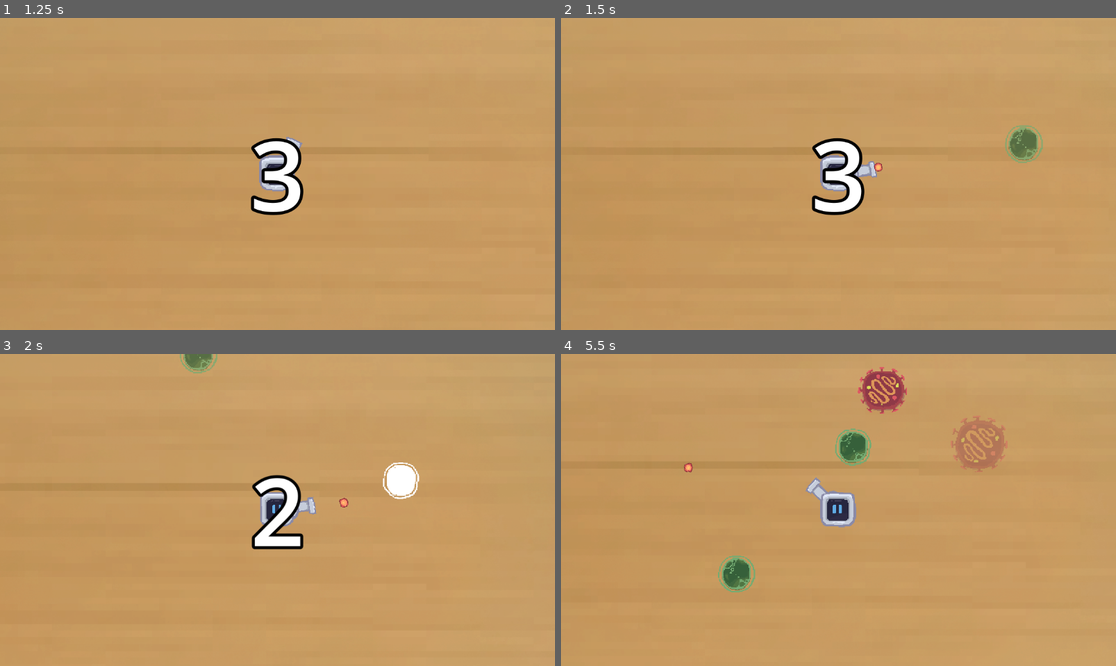
Above: before the commit, frames 1-4 (two rows, left to right).
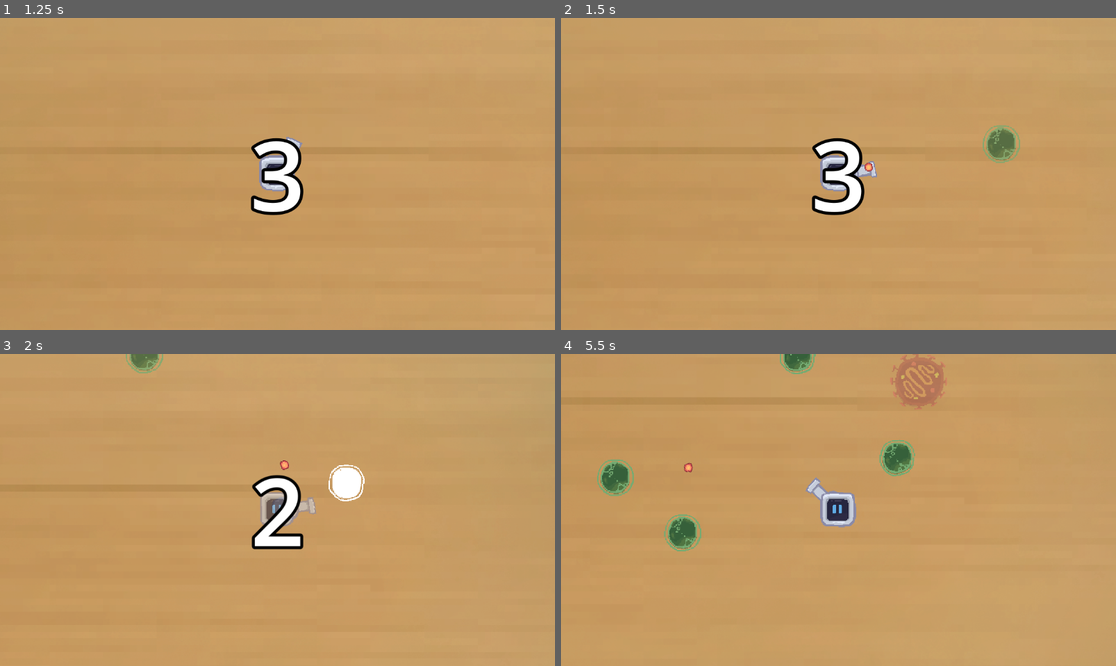
Above: after the commit, the same moments.

Repository: kaminaryu/um-gamejam
Game: Godot game, scene res://src/scenes/main_menu.tscn
The game is run twice, just before and just after one commit, with the same random seed, the same clock (stepped at 60 frames per second) and the same inputs.
Inputs (mouse positions are in pixels of both pictures, inside the frame that each line leads up to):
- Up to frame 1 (1.25 s): click "Play" at 0.5 s
- Up to frame 2 (1.5 s): tap Enter at 1.25 s; move the mouse to (960, 158) at 1.27 s; hold D (move_right) from 1.28 s (still down); tap Shift (dash) at 1.35 s; click (960, 158) at 1.42 s
- Up to frame 3 (2 s): keep holding D (move_right)
- Up to frame 4 (5.5 s): release D (move_right) at 2 s; drag from (727, 525) to (810, 572) at 2.02 s; move the mouse to (894, 441) at 2.77 s; press the mouse at (894, 441) at 2.78 s; hold D (move_right) 2.78-3.5 s; tap Shift (dash) at 3.05, 4.55 s; release the mouse at (894, 441) at 3.5 s; drag from (810, 572) to (672, 463) at 3.52 s; move the mouse to (1005, 556) at 4.27 s; hold A (move_left) 4.28-5 s; tap F at 4.35 s; drag from (672, 463) to (755, 432) at 5.02 s

Frame 1 is identical in both runs. In frame 2, 1.0% of the frame differs, in the area x 54-87%, y 34-50%; in frame 3, 2.2%; in frame 4, 5.6%, in the area x 6-81%, y 0-77%.

Commit message:
First init

Diff:
--- /dev/null
+++ b/src/effects/after_image.tscn
@@ -0,0 +1,3 @@
+[gd_scene format=3 uid="uid://bitppx050xeqi"]
+
+[node name="AfterImage" type="Node2D"]
--- /dev/null
+++ b/src/mechanism/dashing/after_images.gd
@@ -0,0 +1 @@
+extends Node2D
--- a/src/mechanism/dashing/dash_mech.gd
+++ b/src/mechanism/dashing/dash_mech.gd
@@ -1,7 +1,7 @@
 extends Node2D
 
 @export var controlled: bool
-const _DASH_MULTIPLIER := 3
+const _DASH_MULTIPLIER := 5
 
 func _ready() -> void :
     controlled = false
--- a/src/mechanism/dashing/dash_mech.tscn
+++ b/src/mechanism/dashing/dash_mech.tscn
@@ -1,8 +1,9 @@
-[gd_scene load_steps=4 format=3 uid="uid://ks2pwqt2xl7e"]
+[gd_scene load_steps=5 format=3 uid="uid://ks2pwqt2xl7e"]
 
 [ext_resource type="Script" uid="uid://c7q01071ug33p" path="res://src/mechanism/dashing/dash_mech.gd" id="1_hgdwd"]
 [ext_resource type="Script" uid="uid://cdo536pv6y6h6" path="res://src/mechanism/dashing/controlled.gd" id="2_i8anb"]
 [ext_resource type="Script" uid="uid://l4qd3l2jgqc2" path="res://src/mechanism/dashing/uncontrolled.gd" id="3_i8anb"]
+[ext_resource type="Script" uid="uid://ljcuwi1or3tw" path="res://src/mechanism/dashing/after_images.gd" id="4_83qlw"]
 
 [node name="DashMech" type="Node2D"]
 script = ExtResource("1_hgdwd")
@@ -21,6 +22,9 @@
 
 [node name="DashDelay" type="Timer" parent="Uncontrolled"]
 
+[node name="AfterImages" type="Node2D" parent="."]
+script = ExtResource("4_83qlw")
+
 [connection signal="timeout" from="Controlled/DashDuration" to="Controlled" method="_on_dash_duration_timeout"]
 [connection signal="timeout" from="Uncontrolled/DashDuration" to="Uncontrolled" method="_on_dash_duration_timeout"]
 [connection signal="timeout" from="Uncontrolled/DashDelay" to="Uncontrolled" method="_on_dash_delay_timeout"]
Not shown, added: src/mechanism/dashing/after_images.gd.uid
